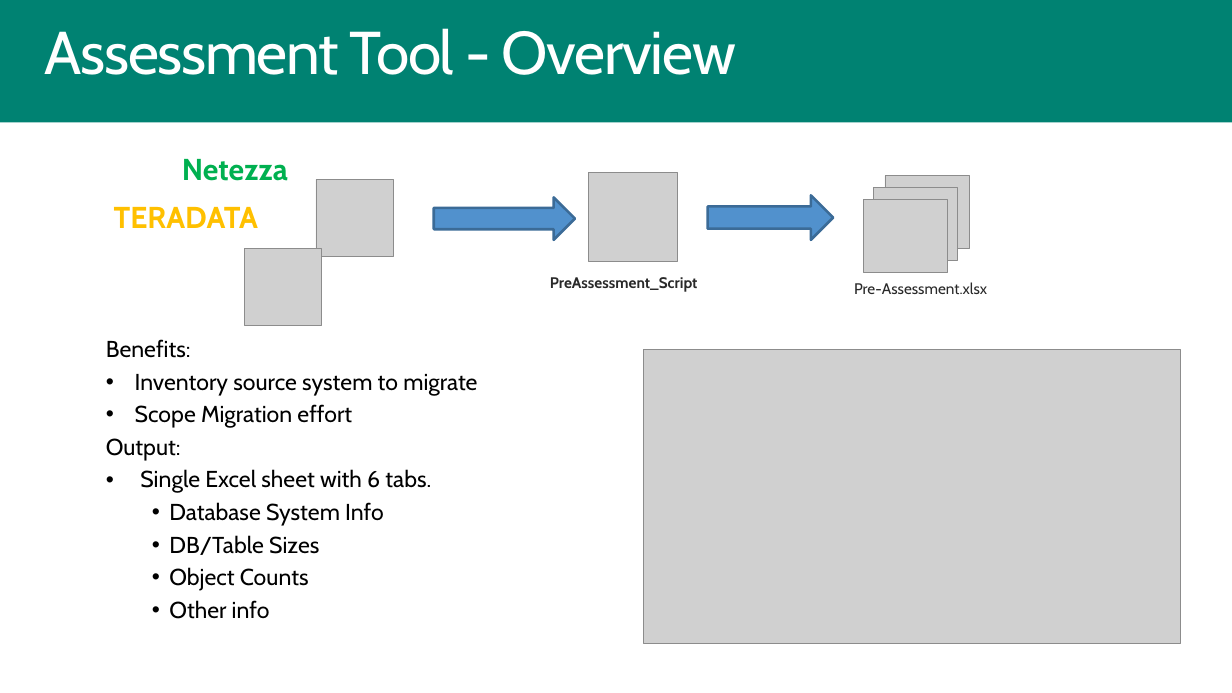
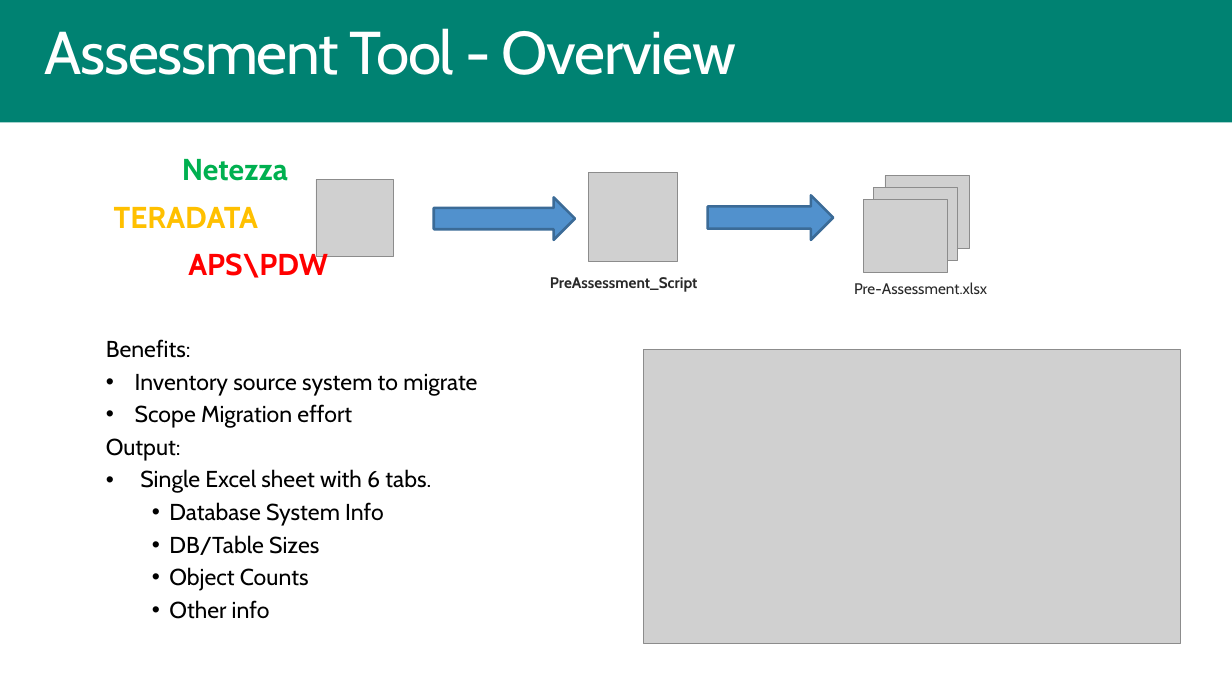
Before and after one commit to microsoft/AzureDWScriptsandUtilities, a slide deck: slide 2 of Assessment/AssessmentTool.pptx. Drawn at 1232x693 pixels with LibreOffice and Linux fonts; fonts in the diff are those of the drawing; grey boxes stand for pictures; background and template pictures are left out. Boxes give left, top, right and bottom in pixels: in the first picture for what was removed or moved away, otherwise in the second. Text is boxed around its words. In the diff, an @@ line names an element or a change of style, - is before the commit and + after.

```diff
--- a/Assessment/AssessmentTool.pptx
+++ b/Assessment/AssessmentTool.pptx
@@ text added at box(188, 249, 328, 278), 24 pt, text #FF0000, bold @@
+APS\PDW
@@ picture removed at box(244, 248, 321, 325) @@
```
Also in this commit, not shown: 2 other slides changed, 1 slide added, 1 other file.
